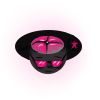
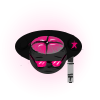
Revision of a layered 100 × 100 image; what changed, layer by layer:
added layer "Layer 2" above "Ellipse 5 copy" over [67,56,74,83]
